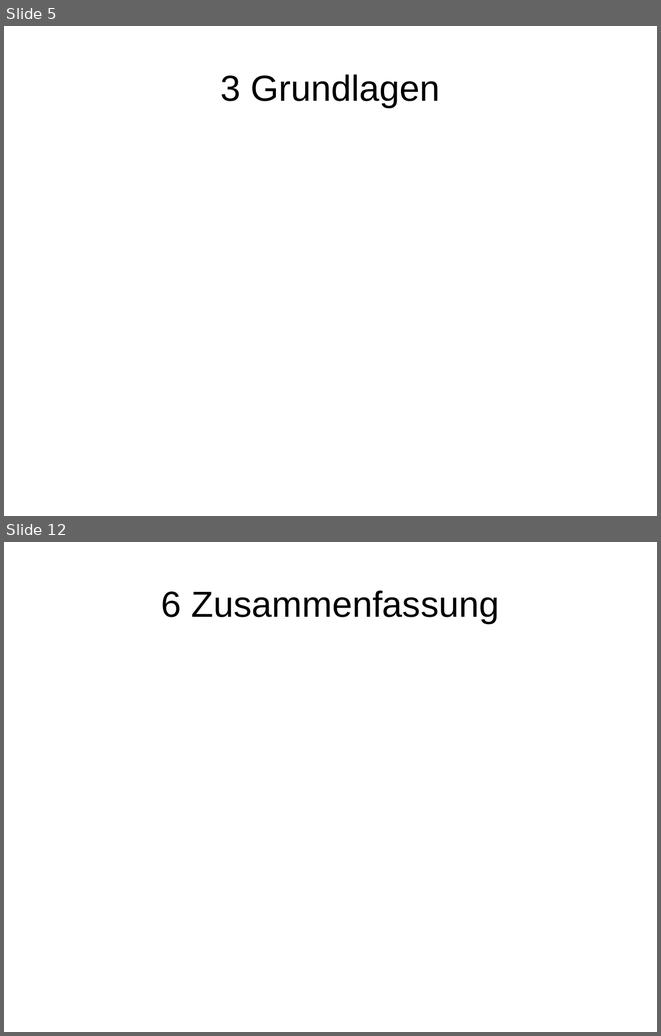
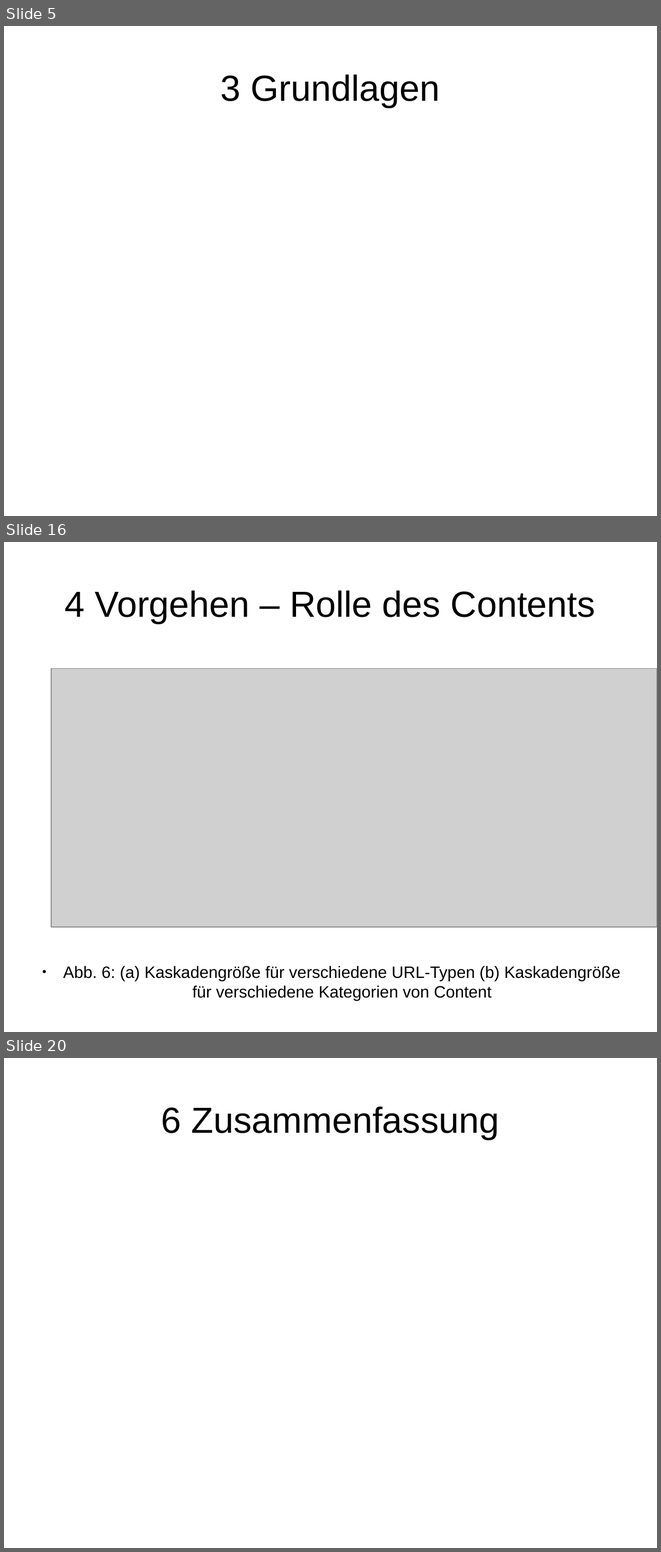
Before and after one commit to EKupfer/hello-world, a slide deck: CompAdv Vortrag.odp. Shown one above the other, each under a label of ours: slides 5 and 12 before the commit, slides 5, 16 and 20 after it; the slides between them are not shown. The pictures are 661x1036 and 661x1552 pixels, drawn with LibreOffice and Linux fonts; fonts in the diff are those of the drawing; grey boxes stand for pictures. Boxes give left, top, right and bottom in pixels: in the first picture for what was removed or moved away, otherwise in the second. Text is boxed around its words. In the diff, an @@ line names an element or a change of style, - is before the commit and + after.

```diff
--- a/CompAdv Vortrag.odp
+++ b/CompAdv Vortrag.odp
@@ slide 16 added at (4,542,657,1032), background #FFFFFF @@
@@ title added at (64,590,595,623), 44 pt, text #000000 @@
+4 Vorgehen – Rolle des Contents
@@ picture added at (51,668,657,927) @@
@@ text added at (63,965,620,1001), 20 pt, text #000000 @@
+● Abb. 6: (a) Kaskadengröße für verschiedene URL-Typen (b) Kaskadengröße für verschiedene Kategorien von Content
@@ what was slide 12 is now slide 20 @@
```
Also in this commit, not shown: 5 slides changed, 10 other slides added, 3 slides removed.
